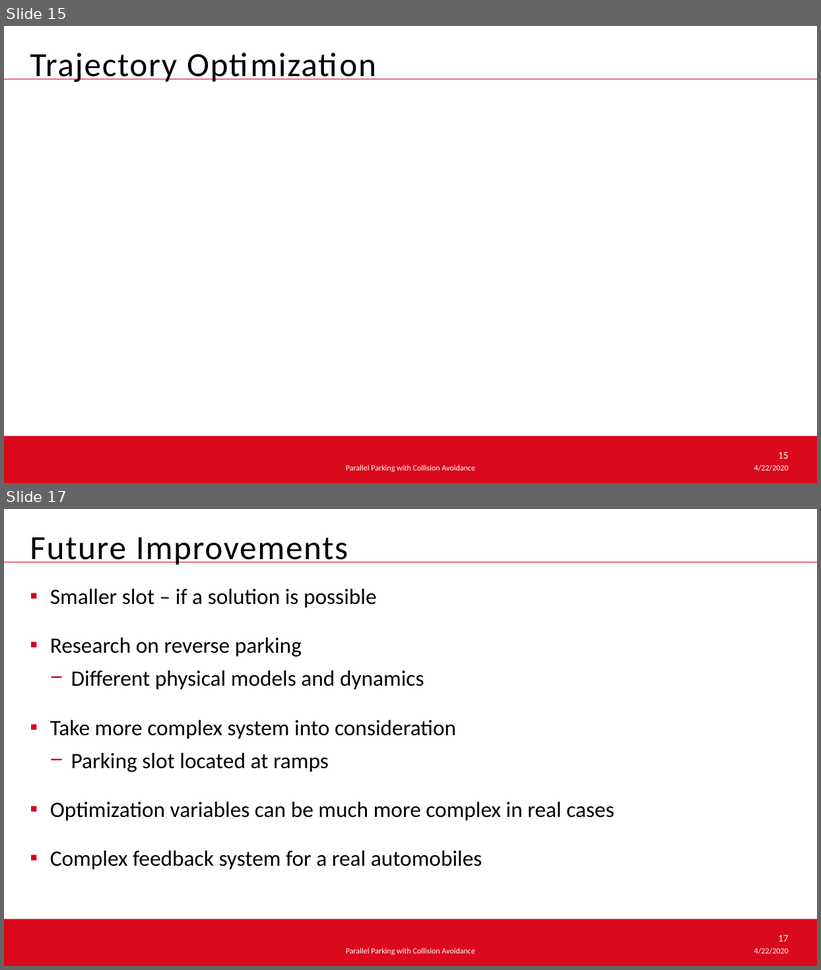
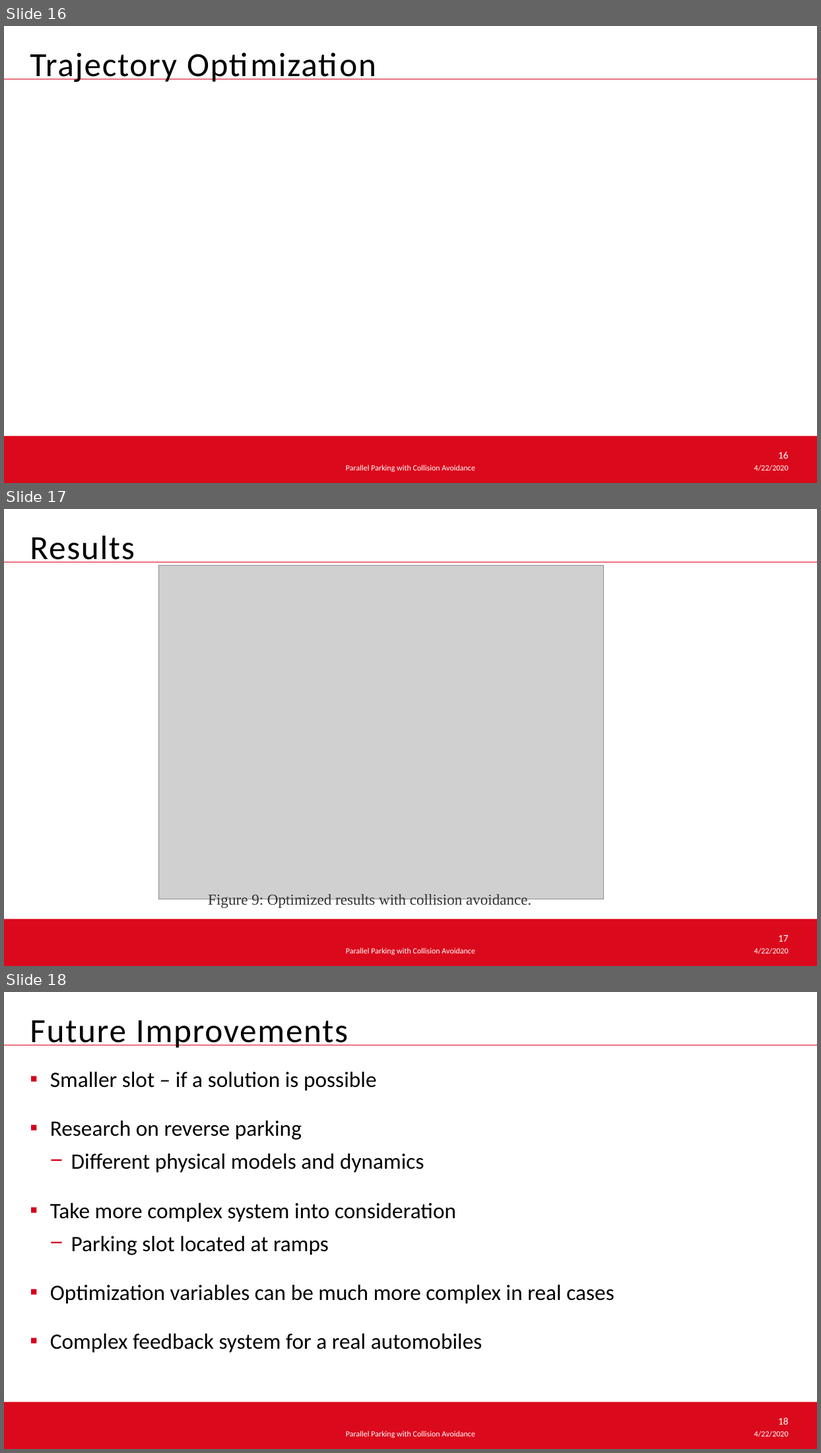
Before and after one commit to hehonglu123/optimal_control, a slide deck: Optimal Control Theory.pptx. Shown one above the other, each under a label of ours: slides 15 and 17 before the commit, slides 16, 17 and 18 after it; the slides between them are not shown. The pictures are 821x970 and 821x1453 pixels, drawn with LibreOffice and Linux fonts; fonts in the diff are those of the drawing; grey boxes stand for pictures; background and template pictures are left out. Boxes give left, top, right and bottom in pixels: in the first picture for what was removed or moved away, otherwise in the second. Text is boxed around its words. In the diff, an @@ line names an element or a change of style, - is before the commit and + after.

```diff
--- a/Optimal Control Theory.pptx
+++ b/Optimal Control Theory.pptx
@@ slide 17 added at bbox=[4, 509, 817, 966], background #FFFFFF; not listed: 5 template elements that a slide beside it also shows @@
@@ text added at bbox=[30, 535, 134, 562], 40 pt, text #000000 @@
+Results
@@ picture added at bbox=[159, 566, 604, 900] @@
@@ text added at bbox=[208, 894, 531, 909], 18 pt, text #333333 @@
+Figure 9: Optimized results with collision avoidance.
@@ what was slide 15 is now slide 16 @@
@@ page number at bbox=[778, 452, 789, 459]: text changed @@
-15
+16
@@ what was slide 17 is now slide 18 @@
@@ page number at bbox=[778, 1418, 789, 1425]: text changed @@
-17
+18
```
Also in this commit, not shown: 5 slides changed.
